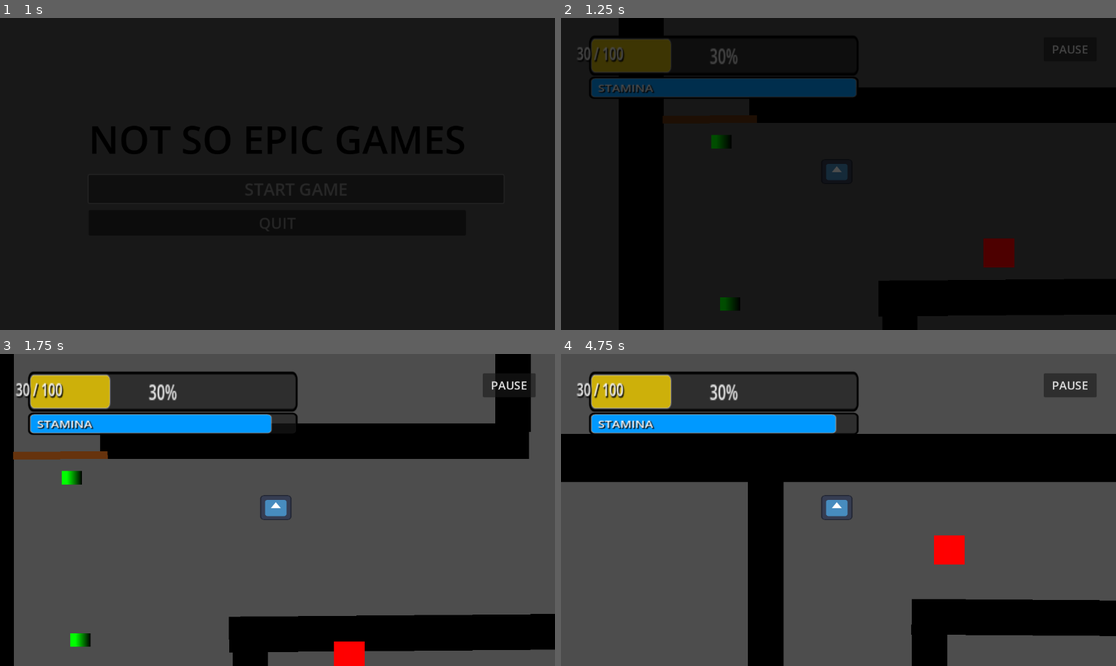
Above: before the commit, frames 1-4 (two rows, left to right).
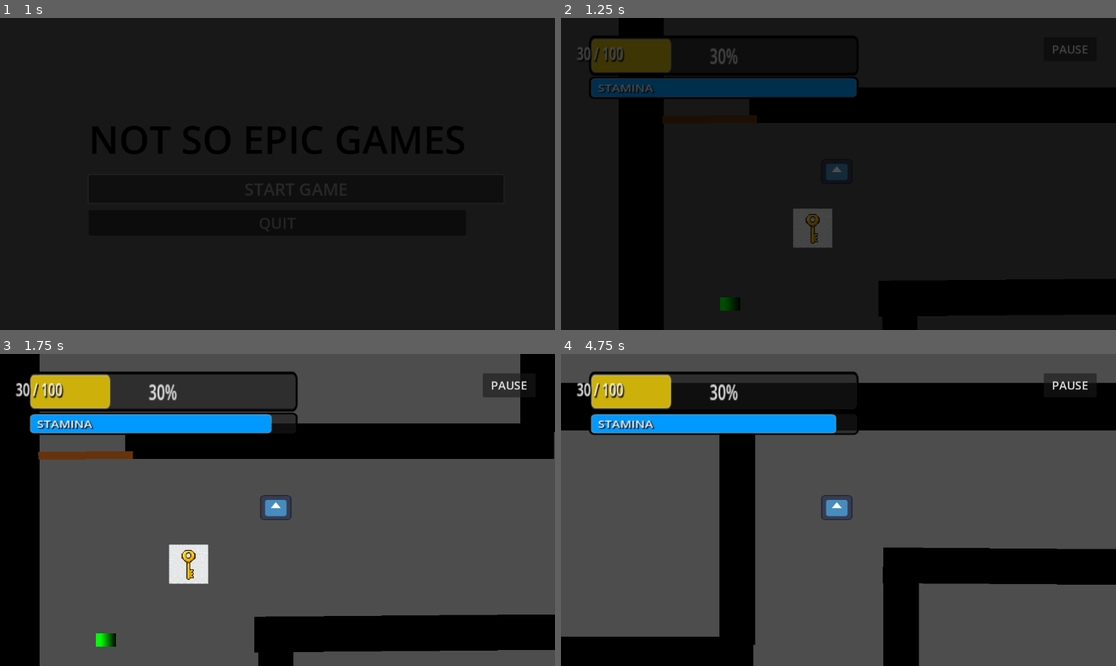
Above: after the commit, the same moments.

Repository: Shant12345/Not_So_Epic_Games
Game: Godot game, scene res://tscn/main_menu.tscn
Two runs of this game, one before a commit and one after it. Both use one fixed random seed, a clock stepped at 60 frames per second and the inputs below. The engine's default icon, where the game draws it, is replaced by a stand-in: a white triangle on a blue panel in a dark square.
Inputs (mouse positions are in pixels of both pictures, inside the frame that each line leads up to):
- Up to frame 1 (1 s): click "START GAME" at 0.5 s
- Up to frame 2 (1.25 s): no input
- Up to frame 3 (1.75 s): move the mouse to (399, 494) at 1.27 s; hold D (move_right) from 1.28 s (still down); hold Shift (sprint) from 1.28 s (still down)
- Up to frame 4 (4.75 s): move the mouse to (727, 525) at 2.02 s; release D (move_right) at 2.03 s; release Shift (sprint) at 2.03 s; hold S (move_down) 2.03-2.78 s; tap E (interact) at 2.1 s; tap Shift (sprint) at 2.3, 3.6, 4.55 s; move the mouse to (894, 441) at 2.77 s; hold D (move_right) 2.78-3.53 s; hold Shift (sprint) 2.78-3.53 s; move the mouse to (810, 572) at 3.52 s; hold W (move_up) 3.53-4.28 s; move the mouse to (1005, 556) at 4.27 s; hold A (move_left) from 4.28 s (still down); hold E (interact) from 4.28 s (still down)

Frame 1 is identical in both runs. In frame 2, 1.4% of the frame differs, in the area x 27-82%, y 37-80%; in frame 3, 9.9%; in frame 4, 45%, in the area x 0-100%, y 9-100%.

Commit message:
3/18

Diff:
--- /dev/null
+++ b/Levels/level_1.tscn
@@ -0,0 +1,60 @@
+[gd_scene load_steps=9 format=3 uid="uid://bkyd8xjfs6t7t"]
+
+[ext_resource type="PackedScene" uid="uid://cljxa44wmhn7y" path="res://tscn/player.tscn" id="1_77x7w"]
+[ext_resource type="PackedScene" uid="uid://cqbw1kdiasrhe" path="res://tscn/health_pack.tscn" id="2_xoyoh"]
+[ext_resource type="PackedScene" uid="uid://pj5cgkq6lpg0" path="res://tscn/maze_layout.tscn" id="3_f4pg2"]
+[ext_resource type="PackedScene" uid="uid://crur1qf5w5qre" path="res://tscn/level1_to_level2.tscn" id="5_rs4xw"]
+[ext_resource type="PackedScene" uid="uid://dfk8x4v2b1oam" path="res://tscn/door.tscn" id="6_lk57d"]
+[ext_resource type="PackedScene" uid="uid://dfpmub1gvy55y" path="res://enemy/ghost_enemy.tscn" id="7_2hkqn"]
+[ext_resource type="PackedScene" uid="uid://ddhjdqn43wwdo" path="res://tscn/key.tscn" id="8_34erp"]
+
+[sub_resource type="NavigationPolygon" id="NavigationPolygon_game"]
+vertices = PackedVector2Array(0, 0, 10000, 0, 10000, 6000, 0, 6000)
+polygons = Array[PackedInt32Array]([PackedInt32Array(0, 1, 2, 3)])
+outlines = Array[PackedVector2Array]([PackedVector2Array(0, 0, 10000, 0, 10000, 6000, 0, 6000)])
+source_geometry_group_name = &"navigation_polygon_source_group"
+
+[node name="Level 1" type="Node2D"]
+y_sort_enabled = true
+position = Vector2(-69, 58.999996)
+
+[node name="Player" parent="." instance=ExtResource("1_77x7w")]
+unique_name_in_owner = true
+position = Vector2(1058, 1473)
+
+[node name="HealthPack" parent="." instance=ExtResource("2_xoyoh")]
+position = Vector2(3702.43, 1673.805)
+
+[node name="NavigationRegion2D" type="NavigationRegion2D" parent="."]
+position = Vector2(231.66162, -40.64643)
+navigation_polygon = SubResource("NavigationPolygon_game")
+
+[node name="MazeLayout" parent="NavigationRegion2D" instance=ExtResource("3_f4pg2")]
+position = Vector2(0.3383789, -0.35356522)
+
+[node name="FinishLine" parent="." instance=ExtResource("5_rs4xw")]
+position = Vector2(10400.225, 2598.3943)
+scale = Vector2(1, 2.9565496)
+
+[node name="HealthPack6" parent="." instance=ExtResource("2_xoyoh")]
+position = Vector2(534.7374, 1976.8318)
+
+[node name="Door" parent="." instance=ExtResource("6_lk57d")]
+position = Vector2(524, 1246)
+rotation = 1.5612984
+scale = Vector2(1, 3.070405)
+
+[node name="GhostEnemy" parent="." instance=ExtResource("7_2hkqn")]
+position = Vector2(6285, 4014)
+
+[node name="Key" parent="." instance=ExtResource("8_34erp")]
+position = Vector2(951.00006, 1698)
+
+[node name="Door2" parent="." instance=ExtResource("6_lk57d")]
+position = Vector2(2766.0002, 3784.9998)
+rotation = 1.5899165
+scale = Vector2(2.5146081, 5.533193)
+skew = -0.025581598
+
+[node name="Key2" parent="." instance=ExtResource("8_34erp")]
+position = Vector2(758, 2386)
--- a/tscn/level_2.tscn
+++ b/Levels/level_2.tscn
@@ -1,8 +1,8 @@
-[gd_scene load_steps=5 format=3 uid="uid://c3wrkjdylnf2"]
+[gd_scene load_steps=4 format=3 uid="uid://c3wrkjdylnf2"]
 
-[ext_resource type="PackedScene" uid="uid://bvqgi8ujm64pg" path="res://tscn/layout_2.tscn" id="1_s1mjy"]
+[ext_resource type="PackedScene" uid="uid://bvqgi8ujm64pg" path="res://Levels/layout_2.tscn" id="1_s1mjy"]
 [ext_resource type="PackedScene" uid="uid://cljxa44wmhn7y" path="res://tscn/player.tscn" id="2_s1mjy"]
-[ext_resource type="PackedScene" uid="uid://b8y2m2n2n2n2" path="res://tscn/scene_transition.tscn" id="3_gp5vw"]
+[ext_resource type="PackedScene" uid="uid://crur1qf5w5qre" path="res://tscn/level1_to_level2.tscn" id="3_finish"]
 
 [sub_resource type="NavigationPolygon" id="NavigationPolygon_lv2"]
 vertices = PackedVector2Array(0, 0, 12000, 0, 12000, 8000, 0, 8000)
@@ -22,4 +22,7 @@
 position = Vector2(666.00006, 311.00003)
 scale = Vector2(1.1050894, 1.0424875)
 
-[node name="SceneTransition" parent="." instance=ExtResource("3_gp5vw")]
+[node name="FinishLine" parent="." instance=ExtResource("3_finish")]
+position = Vector2(19000, 7000)
+scale = Vector2(5, 5)
+next_level_path = "res://Levels/level_3.tscn"
--- a/tscn/level_3.tscn
+++ b/Levels/level_3.tscn
@@ -1,8 +1,9 @@
 [gd_scene load_steps=2 format=3 uid="uid://dd8vjviuxmyeb"]
 
-[ext_resource type="PackedScene" uid="uid://cc4xk042nn1bs" path="res://tscn/layout_3.tscn" id="1_kckro"]
+[ext_resource type="PackedScene" uid="uid://cc4xk042nn1bs" path="res://Levels/layout_3.tscn" id="1_kckro"]
 
 [node name="level_3" type="Node2D"]
 position = Vector2(-6250, 1676)
 
 [node name="layout_3" parent="." instance=ExtResource("1_kckro")]
+position = Vector2(6842, -805)
--- a/Scripts/finish_line.gd
+++ b/Scripts/finish_line.gd
@@ -1,6 +1,6 @@
 extends Area2D
 
-@export var next_level_path: String = "res://tscn/level_2.tscn"
+@export var next_level_path: String = "res://Levels/level_2.tscn"
 
 func _ready() -> void:
 	body_entered.connect(_on_body_entered)
--- a/Scripts/main_menu.gd
+++ b/Scripts/main_menu.gd
@@ -21,9 +21,9 @@
 
 func _on_start_button_pressed():
 	if SceneTransition:
-		SceneTransition.change_scene("res://tscn/level_1.tscn")
+		SceneTransition.change_scene("res://Levels/level_1.tscn")
 	else:
-		get_tree().change_scene_to_file("res://tscn/level_1.tscn")
+		get_tree().change_scene_to_file("res://Levels/level_1.tscn")
 
 func _on_quit_button_pressed():
 	get_tree().quit()
--- a/Scripts/pathfinding_enemy.gd
+++ /dev/null
@@ -1,44 +0,0 @@
-extends CharacterBody2D
-
-@export var max_speed := 350.0
-@export var acceleration := 700.0
-
-@onready var navigation_agent: NavigationAgent2D = $NavigationAgent2D
-
-func _ready() -> void:
-	navigation_agent.path_desired_distance = 20.0
-	navigation_agent.target_desired_distance = 20.0
-
-	var hit_box = get_node_or_null("HitBox")
-	if hit_box:
-		hit_box.body_entered.connect(_on_hit_box_body_entered)
-
-	call_deferred("actor_setup")
-
-func actor_setup():
-	await get_tree().physics_frame
-
-func _on_hit_box_body_entered(body: Node2D) -> void:
-	if body.is_in_group("Player") or body.name == "Player":
-		get_tree().reload_current_scene()
-
-func _physics_process(delta: float) -> void:
-	var player = get_tree().get_first_node_in_group("Player")
-	if player:
-		navigation_agent.target_position = player.global_position
-
-	if navigation_agent.is_navigation_finished():
-		return
-
-	var current_agent_position: Vector2 = global_position
-	var next_path_position: Vector2 = navigation_agent.get_next_path_position()
-
-	var direction := current_agent_position.direction_to(next_path_position)
-	var desired_velocity := direction * max_speed
-	velocity = velocity.move_toward(desired_velocity, acceleration * delta)
-
-	move_and_slide()
-
-	var sprite = get_node_or_null("Sprite2D")
-	if sprite:
-		sprite.flip_h = velocity.x < 0
--- a/Scripts/player.gd
+++ b/Scripts/player.gd
@@ -1,9 +1,9 @@
 extends CharacterBody2D
 
 @export var max_speed := 1400.0
-@export var sprint_speed := 2200.0
-@export var acceleration := 3500.0
-@export var deceleration := 3500.0
+@export var sprint_speed := 1500.0
+@export var acceleration := 2500.0
+@export var deceleration := 2500.0
 @export var max_stamina := 100.0
 @export var stamina_consumption := 20.0
 @export var stamina_recovery := 15.0
@@ -158,9 +158,9 @@
 	ghost_visible = _is_ghost_on_screen()
 
 	if ghost_visible:
-		danger_flash_intensity = move_toward(danger_flash_intensity, 1.0, delta * 2.5)
+		danger_flash_intensity = move_toward(danger_flash_intensity, 0.5, delta * 1.0)
 	else:
-		danger_flash_intensity = move_toward(danger_flash_intensity, 0.0, delta * 2.0)
+		danger_flash_intensity = move_toward(danger_flash_intensity, 0.0, delta * 1.0)
 
 	if danger_flash_intensity > 0.0:
 		var pulse = (sin(Time.get_ticks_msec() / 200.0) + 1.0) / 2.0
--- a/tscn/key.tscn
+++ b/tscn/key.tscn
@@ -11,7 +11,7 @@
 
 @export var bob_height := 8.0       # pixels up and down
 @export var bob_speed := 2.5        # oscillations per second
-@export var spin_speed := 2.0       # full rotations per second
+
 
 var _time := 0.0
 var _base_y := 0.0
@@ -21,16 +21,6 @@
 	area_entered.connect(_on_area_entered)
 	_sprite = get_node_or_null(\"Sprite2D\")
 	_base_y = position.y
-
-func _process(delta: float) -> void:
-	_time += delta
-
-	# Bob up and down (sine wave)
-	position.y = _base_y + sin(_time * bob_speed * TAU) * bob_height
-
-	# Spin the sprite
-	if _sprite:
-		_sprite.rotation += spin_speed * TAU * delta
 
 func _on_area_entered(area: Area2D) -> void:
 	var parent = area.get_parent()
--- a/tscn/level_1.tscn
+++ /dev/null
@@ -1,81 +0,0 @@
-[gd_scene load_steps=9 format=3 uid="uid://bkyd8xjfs6t7t"]
-
-[ext_resource type="PackedScene" uid="uid://cljxa44wmhn7y" path="res://tscn/player.tscn" id="1_u4ld8"]
-[ext_resource type="PackedScene" uid="uid://cqbw1kdiasrhe" path="res://tscn/health_pack.tscn" id="2_ylxr0"]
-[ext_resource type="PackedScene" uid="uid://pj5cgkq6lpg0" path="res://tscn/maze_layout.tscn" id="3_xy5ct"]
-[ext_resource type="PackedScene" uid="uid://dfpmub1gvy55y" path="res://tscn/ghost_enemy.tscn" id="4_h2n6l"]
-[ext_resource type="PackedScene" uid="uid://d0rvrp0m6pcj7" path="res://tscn/security.tscn" id="5_s4g3m"]
-[ext_resource type="PackedScene" uid="uid://crur1qf5w5qre" path="res://tscn/finish_line.tscn" id="6_pj4il"]
-[ext_resource type="PackedScene" uid="uid://dfk8x4v2b1oam" path="res://tscn/door.tscn" id="7_mhpqi"]
-
-[sub_resource type="NavigationPolygon" id="NavigationPolygon_game"]
-vertices = PackedVector2Array(0, 0, 10000, 0, 10000, 6000, 0, 6000)
-polygons = Array[PackedInt32Array]([PackedInt32Array(0, 1, 2, 3)])
-outlines = Array[PackedVector2Array]([PackedVector2Array(0, 0, 10000, 0, 10000, 6000, 0, 6000)])
-source_geometry_group_name = &"navigation_polygon_source_group"
-
-[node name="Level 1" type="Node2D"]
-y_sort_enabled = true
-position = Vector2(-69, 58.999996)
-
-[node name="Player" parent="." instance=ExtResource("1_u4ld8")]
-unique_name_in_owner = true
-position = Vector2(1058, 1473)
-
-[node name="HealthPack" parent="." instance=ExtResource("2_ylxr0")]
-position = Vector2(3702.43, 1673.805)
-
-[node name="NavigationRegion2D" type="NavigationRegion2D" parent="."]
-position = Vector2(231.66162, -40.64643)
-navigation_polygon = SubResource("NavigationPolygon_game")
-
-[node name="MazeLayout" parent="NavigationRegion2D" instance=ExtResource("3_xy5ct")]
-position = Vector2(0.3383789, -0.35356522)
-
-[node name="Security" parent="." instance=ExtResource("5_s4g3m")]
-position = Vector2(4995.8335, 596.14764)
-point_a = Vector2(2643, 541)
-point_b = Vector2(4995, 541)
-
-[node name="Security2" parent="." instance=ExtResource("5_s4g3m")]
-position = Vector2(1704.4753, 1593.8728)
-point_a = Vector2(1724, 1779)
-point_b = Vector2(1724, 3334)
-
-[node name="Security3" parent="." instance=ExtResource("5_s4g3m")]
-position = Vector2(4385.473, 2314.456)
-point_a = Vector2(4385, 2351)
-point_b = Vector2(6363, 2351)
-
-[node name="Security4" parent="." instance=ExtResource("5_s4g3m")]
-position = Vector2(10103.613, 4888.99)
-point_a = Vector2(10156, 3521)
-point_b = Vector2(10156, 4888)
-move_time = 1.0
-
-[node name="HealthPack2" parent="." instance=ExtResource("2_ylxr0")]
-position = Vector2(2036.5977, 2785.6982)
-
-[node name="HealthPack3" parent="." instance=ExtResource("2_ylxr0")]
-position = Vector2(6841.924, 4198.2324)
-
-[node name="HealthPack4" parent="." instance=ExtResource("2_ylxr0")]
-position = Vector2(7591.809, 990.2054)
-
-[node name="HealthPack5" parent="." instance=ExtResource("2_ylxr0")]
-position = Vector2(499.22742, 1302.7761)
-
-[node name="FinishLine" parent="." instance=ExtResource("6_pj4il")]
-position = Vector2(10400.225, 2598.3943)
-scale = Vector2(1, 2.9565496)
-
-[node name="HealthPack6" parent="." instance=ExtResource("2_ylxr0")]
-position = Vector2(534.7374, 1976.8318)
-
-[node name="Door" parent="." instance=ExtResource("7_mhpqi")]
-position = Vector2(524, 1246)
-rotation = 1.5612984
-scale = Vector2(1, 3.070405)
-
-[node name="GhostEnemy" parent="." instance=ExtResource("4_h2n6l")]
-position = Vector2(6285, 4014)
--- a/tscn/pathfinding_enemy.tscn
+++ /dev/null
@@ -1,37 +0,0 @@
-[gd_scene load_steps=5 format=3]
-
-[ext_resource type="Script" path="res://Scripts/pathfinding_enemy.gd" id="1_path"]
-
-[sub_resource type="Gradient" id="Gradient_path"]
-offsets = PackedFloat32Array(0, 1)
-colors = PackedColorArray(0, 0.6, 0.2, 1, 0.2, 0.8, 0.4, 1)
-
-[sub_resource type="GradientTexture2D" id="GradientTexture2D_path"]
-gradient = SubResource("Gradient_path")
-fill_to = Vector2(0.5, 0.5)
-
-[sub_resource type="RectangleShape2D" id="RectangleShape2D_path"]
-size = Vector2(40, 40)
-
-[node name="PathfindingEnemy" type="CharacterBody2D"]
-collision_layer = 4
-collision_mask = 3
-script = ExtResource("1_path")
-
-[node name="Sprite2D" type="Sprite2D" parent="."]
-texture = SubResource("GradientTexture2D_path")
-
-[node name="CollisionShape2D" type="CollisionShape2D" parent="."]
-shape = SubResource("RectangleShape2D_path")
-
-[node name="NavigationAgent2D" type="NavigationAgent2D" parent="."]
-avoidance_enabled = true
-radius = 20.0
-debug_enabled = true
-
-[node name="HitBox" type="Area2D" parent="."]
-collision_layer = 4
-collision_mask = 1
-
-[node name="CollisionShape2D" type="CollisionShape2D" parent="HitBox"]
-shape = SubResource("RectangleShape2D_path")
Renamed: tscn/layout_2.tscn -> Levels/layout_2.tscn
Renamed: tscn/layout_3.tscn -> Levels/layout_3.tscn
Not shown, removed: Scripts/pathfinding_enemy.gd.uid
Renamed: tscn/enemy.tscn -> enemy/enemy.tscn
Renamed: tscn/ghost_enemy.tscn -> enemy/ghost_enemy.tscn
Binary file added: texture/shield.png
Not shown, added: texture/shield.png.import
Renamed: tscn/finish_line.tscn -> tscn/level1_to_level2.tscn
Not shown: 2 places in tscn/main_menu.tscn that only renumber resources
